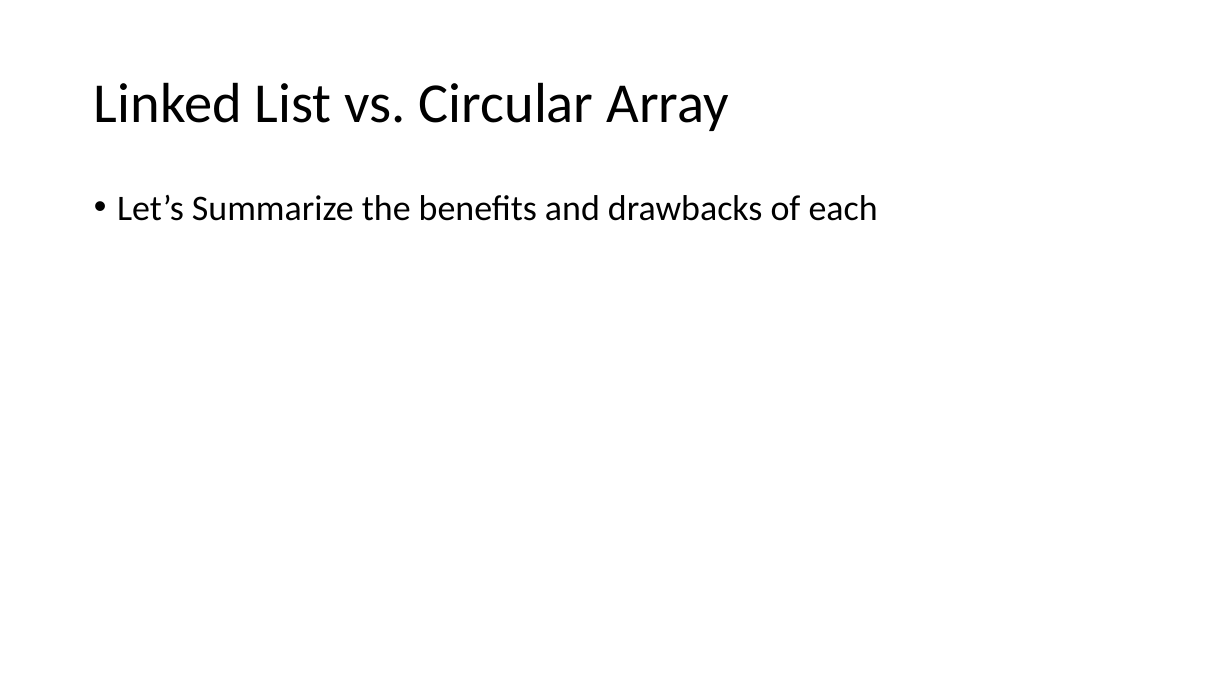
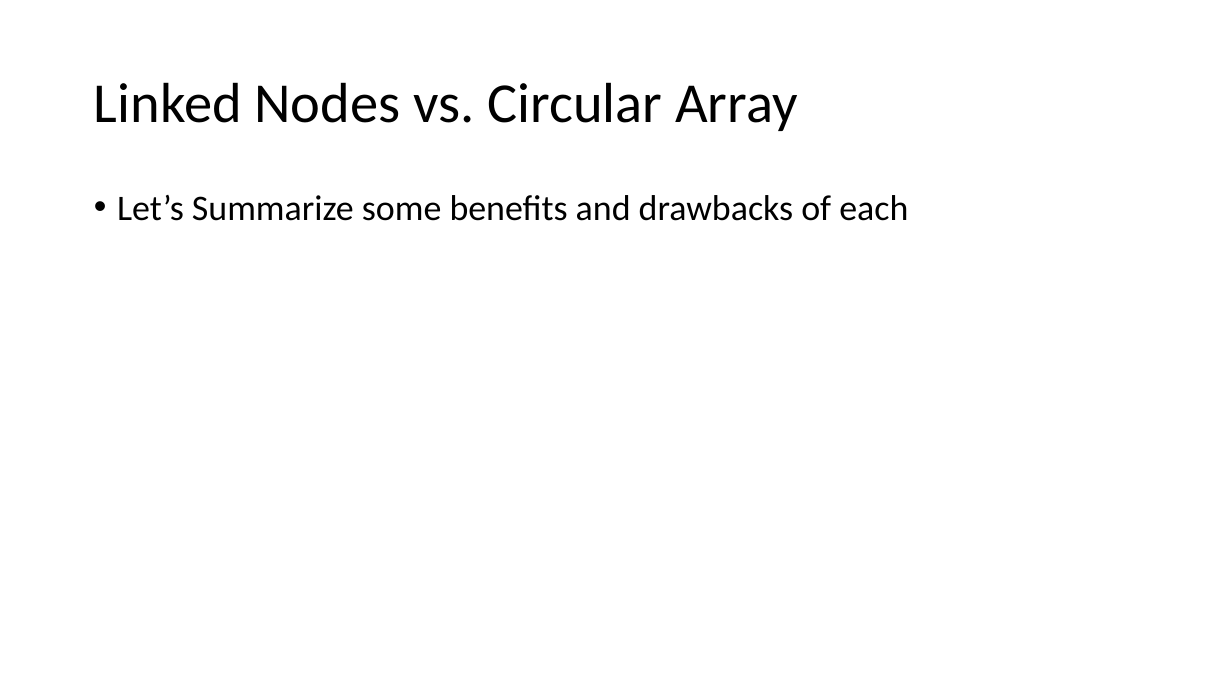
Before and after one commit to natebrunelle/cse332, a slide deck: slide 10 of markdown/files/slides/lecture2_analysis1.pptx (slide 8 before the commit). Drawn at 1232x693 pixels with LibreOffice and Linux fonts; fonts in the diff are those of the drawing. Boxes give left, top, right and bottom in pixels: in the first picture for what was removed or moved away, otherwise in the second. Text is boxed around its words. In the diff, an @@ line names an element or a change of style, - is before the commit and + after.

```diff
--- a/markdown/files/slides/lecture2_analysis1.pptx
+++ b/markdown/files/slides/lecture2_analysis1.pptx
@@ title at (x1=94, y1=82, x2=797, y2=131): text changed @@
-Linked List vs. Circular Array
+Linked Nodes vs. Circular Array
@@ text at (x1=117, y1=195, x2=908, y2=221): text changed @@
-• Let’s Summarize the benefits and drawbacks of each
+• Let’s Summarize some benefits and drawbacks of each
```
Also in this commit, not shown: 10 other slides changed, 2 slides added, 4 other files.
